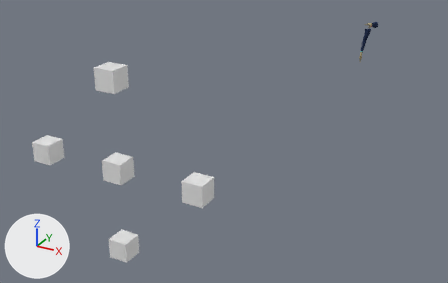
The Blender file Assets/3D Assets/Hands/Anim/Point.blend, before and after one commit.
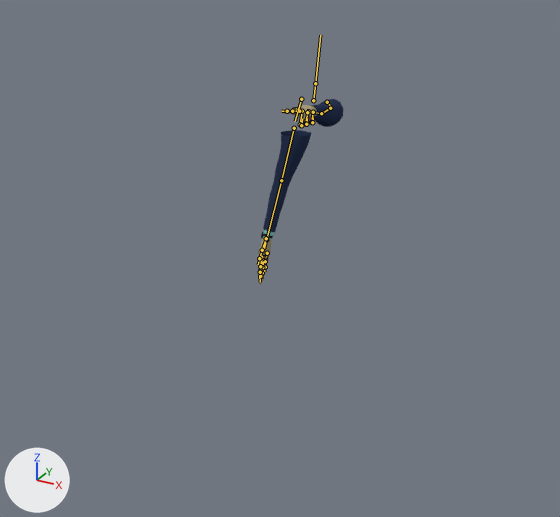
Old and new are each drawn whole from a 50 mm lens placed at (17.9, -65.3, 21.5), pointed at (-3.4, -26.5, 2.1) and again close up on the part from 68% to 95% of the width and 0% to 40% of the height. Every picture has the same lights, and +X, +Y and +Z are marked at lower left. Both versions are drawn at frame 80 of the action 'Hand_GrabPaper'; the numbers are the values there. The bones that bend it are drawn over the model as lines in the close-ups.

The first close-up shows 'Character Mesh'.
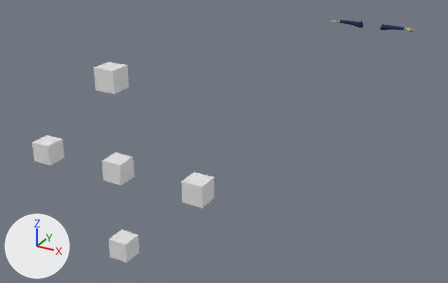
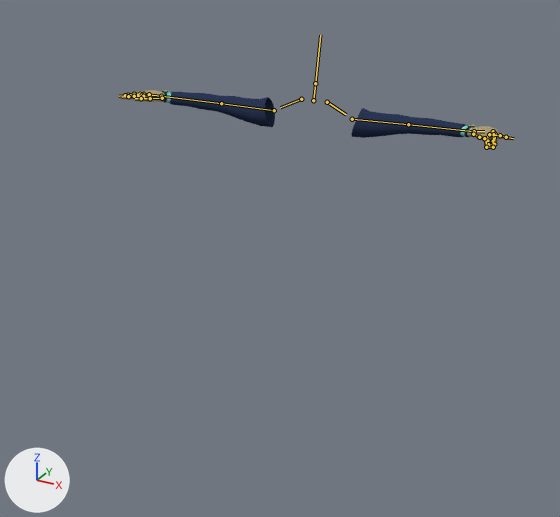
Location of each change, [x1, y1, x2, y2] in pixels of the close-ups (560 x 517 px):
'Character Mesh', posed (356% wider, 67% shorter): before [257, 99, 343, 284]; after [118, 90, 514, 150]
bone 'shoulder.L', root to tip: before (327, 102) to (330, 106); after (327, 102) to (346, 114)
bone 'upper_arm.L', root to tip: before (330, 108) to (321, 113); after (352, 119) to (408, 124)
bone 'forearm.L', root to tip: before (321, 113) to (308, 111); after (408, 124) to (474, 131)
bone 'shoulder.R', root to tip: before (301, 99) to (295, 121); after (301, 99) to (280, 107)
bone 'upper_arm.R', root to tip: before (294, 128) to (281, 180); after (274, 110) to (221, 103)

What the commit changed:
Bone 'shoulder.L' (bone_shoulder_l) turns from (9, -63, -67) to (0, 0, 0) degrees about its own x, y and z.
Bone 'upper_arm.L' (bone_upper_arm_l) turns from (32, 57, -14) to (0, 0, 0) degrees about its own x, y and z.
Bone 'forearm.L' (bone_forearm_l) turns from (2, 27, 5) to (0, 0, 0) degrees about its own x, y and z.
Bone 'shoulder.R' (bone_shoulder_r) turns from (-53, 1, -4) to (0, 0, 0) degrees about its own x, y and z.
Bone 'upper_arm.R' (bone_upper_arm_r) turns from (4, -3, 28) to (0, 0, 0) degrees about its own x, y and z.
